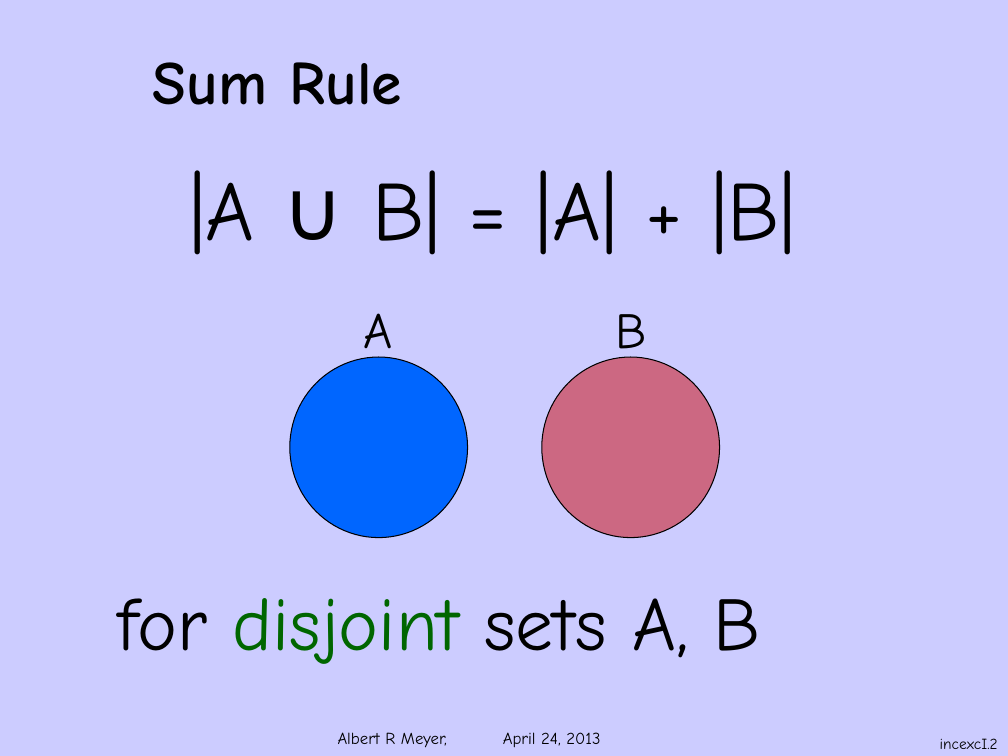
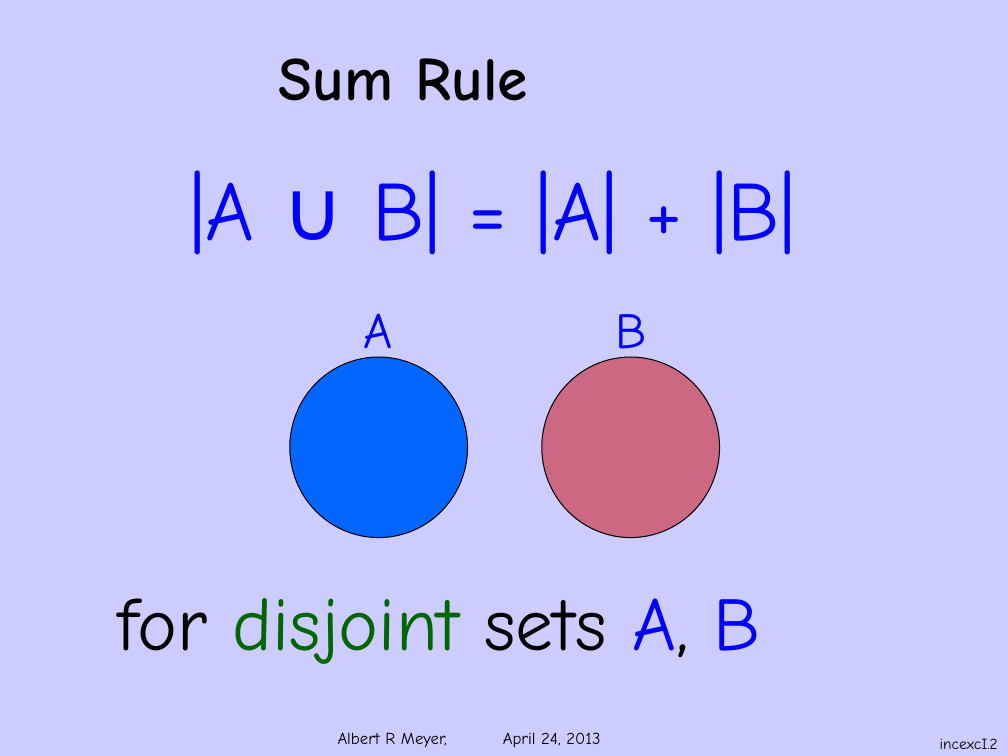
Before and after one commit to armeyer/mcs_web, a slide deck: slide 2 of spring13/slides13/incexcI.pptx. Drawn at 1008x756 pixels with LibreOffice and Linux fonts; fonts in the diff are those of the drawing; background and template pictures are left out. Boxes give left, top, right and bottom in pixels: in the first picture for what was removed or moved away, otherwise in the second. Text is boxed around its words. In the diff, an @@ line names an element or a change of style, - is before the commit and + after.

```diff
--- a/spring13/slides13/incexcI.pptx
+++ b/spring13/slides13/incexcI.pptx
@@ title "Sum Rule": place and size @@
-title "Sum Rule" at [153, 62, 402, 105]
+title "Sum Rule" at [279, 58, 528, 101]
@@ text colour #000000 to #0000FF in 3 elements at [189, 170, 796, 255], [363, 313, 392, 364], [615, 314, 646, 364] @@
@@ text "for disjoint sets A, B" at [117, 598, 761, 664]: text colour #000000 to #0000FF in "A, B" @@
```
Also in this commit, not shown: 5 other slides changed, 5 slides added, 4 other files.
